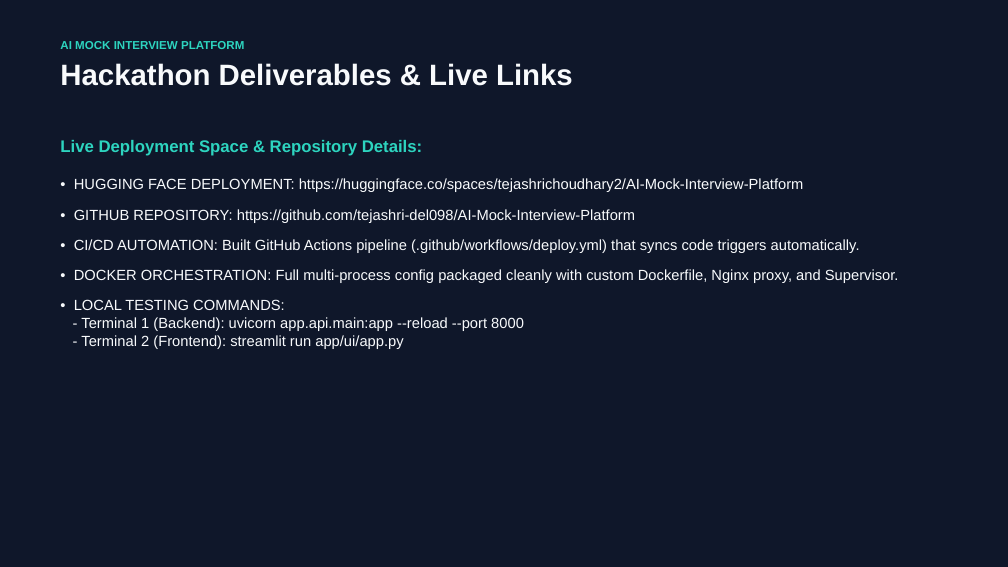
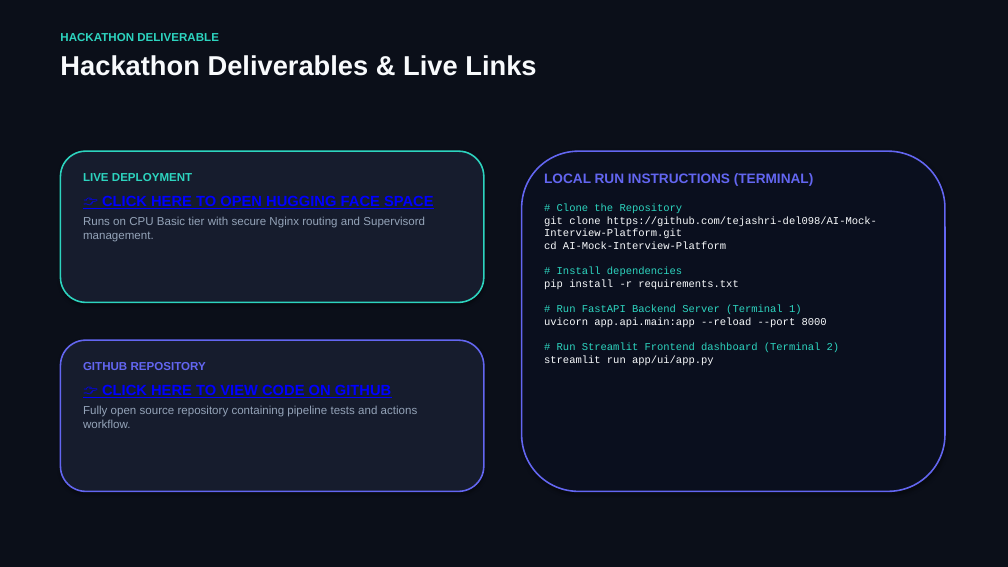
Before and after one commit to tejashri-del098/AI-Mock-Interview-Platform, a slide deck: slide 6 of assets/AI_Mock_Interview_Platform_Presentation.pptx. Drawn at 1008x567 pixels with LibreOffice and Linux fonts; fonts in the diff are those of the drawing. Boxes give left, top, right and bottom in pixels: in the first picture for what was removed or moved away, otherwise in the second. Text is boxed around its words. In the diff, an @@ line names an element or a change of style, - is before the commit and + after.

Commit message:
docs: improve PowerPoint layout with tables, cards, and clickable hyperlinks

```diff
--- a/assets/AI_Mock_Interview_Platform_Presentation.pptx
+++ b/assets/AI_Mock_Interview_Platform_Presentation.pptx
@@ rectangle at (x1=0, y1=0, x2=1008, y2=567): fill #0F172A to #0B0F19 @@
@@ text at (x1=60, y1=33, x2=219, y2=41): text changed @@
-AI MOCK INTERVIEW PLATFORM
+HACKATHON DELIVERABLE
@@ text at (x1=60, y1=55, x2=536, y2=76): size 28 to 26 pt in "Hackathon Deliverables & Live Links" @@
@@ text "HACKATHON DELIVERABLE" moved from (x1=60, y1=41, x2=573, y2=86) to (x1=60, y1=33, x2=536, y2=76) @@
@@ text removed at (x1=60, y1=140, x2=899, y2=349) @@
-Live Deployment Space & Repository Details:
-• HUGGING FACE DEPLOYMENT: https://huggingface.co/spaces/tejashrichoudhary2/AI-Mock-Interview-Platform
-• GITHUB REPOSITORY: https://github.com/tejashri-del098/AI-Mock-Interview-Platform
-• CI/CD AUTOMATION: Built GitHub Actions pipeline (.github/workflows/deploy.yml) that syncs code triggers automatically.
-• DOCKER ORCHESTRATION: Full multi-process config packaged cleanly with custom Dockerfile, Nginx proxy, and Supervisor.
-• LOCAL TESTING COMMANDS:
-- Terminal 1 (Backend): uvicorn app.api.main:app --reload --port 8000
-- Terminal 2 (Frontend): streamlit run app/ui/app.py
@@ rounded rectangle added at (x1=60, y1=151, x2=484, y2=302), fill #161C2D, outline #2DD4BF 1.5 pt @@
@@ text added at (x1=83, y1=173, x2=434, y2=242), 11 pt, text #94A3B8 @@
+LIVE DEPLOYMENT
+👉 CLICK HERE TO OPEN HUGGING FACE SPACE
+Runs on CPU Basic tier with secure Nginx routing and Supervisord management.
@@ rounded rectangle added at (x1=522, y1=151, x2=945, y2=492), fill #0A0F1E, outline #6366F1 1.5 pt @@
@@ text added at (x1=544, y1=173, x2=877, y2=365), 10 pt, text #F8FAFC @@
+LOCAL RUN INSTRUCTIONS (TERMINAL)
+# Clone the Repository
+git clone https://github.com/tejashri-del098/AI-Mock-Interview-Platform.git
+cd AI-Mock-Interview-Platform
+# Install dependencies
+pip install -r requirements.txt
+# Run FastAPI Backend Server (Terminal 1)
+uvicorn app.api.main:app --reload --port 8000
+# Run Streamlit Frontend dashboard (Terminal 2)
+streamlit run app/ui/app.py
@@ rounded rectangle added at (x1=60, y1=340, x2=484, y2=492), fill #161C2D, outline #6366F1 1.5 pt @@
@@ text added at (x1=83, y1=362, x2=418, y2=428), 11 pt, text #94A3B8 @@
+GITHUB REPOSITORY
+👉 CLICK HERE TO VIEW CODE ON GITHUB
+Fully open source repository containing pipeline tests and actions workflow.
```
Also in this commit, not shown: 2 other slides changed, 3 slides added, 3 slides removed.
